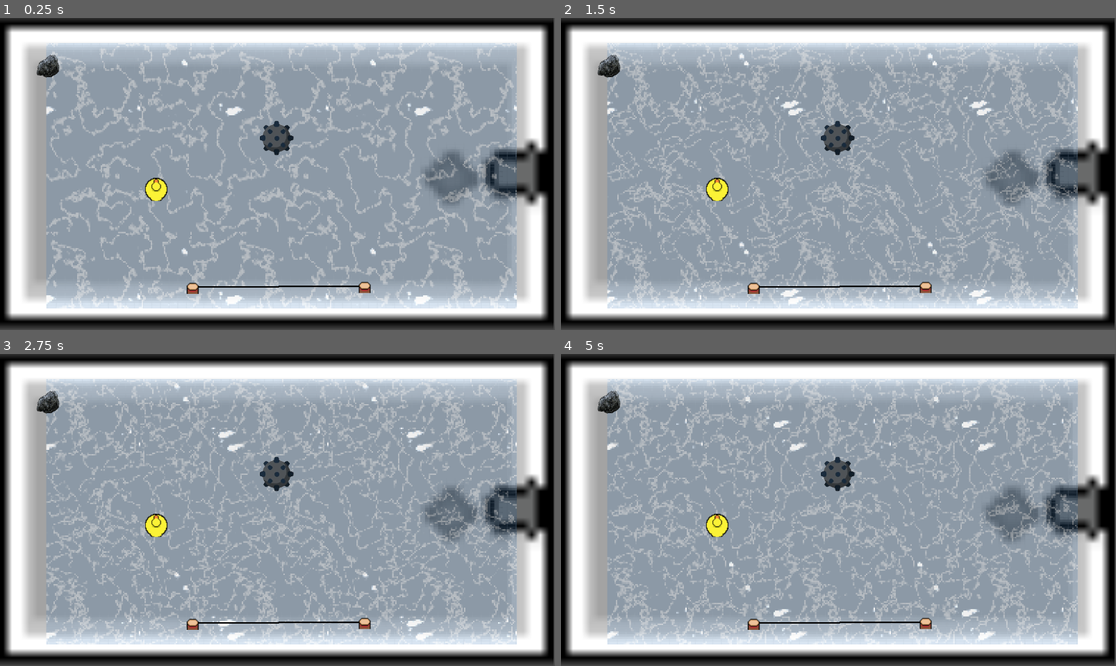
Above: before the commit, frames 1-4 (two rows, left to right).
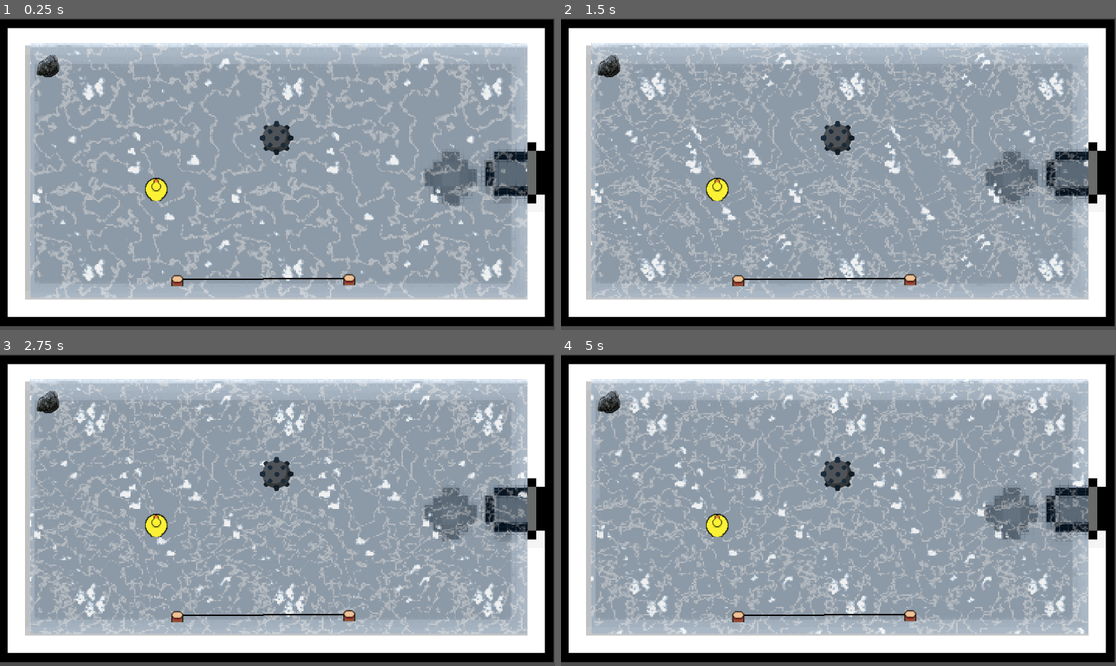
Above: after the commit, the same moments.

Repository: AgeOfCheese/game_off_2025_submission
Game: Godot game, scene res://game.tscn
Same seed, same stepped clock (60 frames per second), same inputs: the game is played once before the commit and once after it.
Inputs (mouse positions are in pixels of both pictures, inside the frame that each line leads up to):
- Up to frame 1 (0.25 s): no input
- Up to frame 2 (1.5 s): move the mouse to (960, 158) at 0.52 s; click (960, 158) at 0.67 s; move the mouse to (727, 189) at 1.27 s; click (727, 189) at 1.42 s
- Up to frame 3 (2.75 s): move the mouse to (333, 441) at 2.02 s; click (333, 441) at 2.17 s
- Up to frame 4 (5 s): move the mouse to (810, 572) at 2.77 s; click (810, 572) at 2.92 s; move the mouse to (1005, 556) at 3.52 s; click (1005, 556) at 3.67 s; move the mouse to (672, 463) at 4.27 s; click (672, 463) at 4.42 s

The runs differ from the first frame. In frame 1, 29% of the frame differs, in the area x 0-100%, y 0-100%; in frame 2, 30%; in frame 3, 30%; in frame 4, 31%.

Commit message:
holy chopped code

Diff:
--- a/new-game-project/game.gd
+++ b/new-game-project/game.gd
@@ -2,17 +2,38 @@
 
 var r1
 @onready var sling = $sling
-const RIPPLE = preload("uid://dc4t7eecpc2ve")
+
+# --- New Code Starts Here ---
+# Get a reference to the distortion shader's material
+@onready var distortion_material: ShaderMaterial = $Node2D/DistortionLayer.material
+
+# Define how many ripples can be on screen at once
+const MAX_RIPPLES = 10
+# Define how long each ripple lasts (in seconds)
+const RIPPLE_DURATION = 2.5
+
+# This array will hold our ripple data (x, y, start_time, is_active)
+var ripple_pool: Array[Vector4] = []
+# --- New Code Ends Here ---
+
+# We'll need this to detect the *first* frame the rock hits
+var r1_just_hit_water = false
 
 func _ready():
 	r1 = Rock.new()
 	r1.setup(25)
 	r1.position = Vector2(100, 100)
-	#r1.lines.append([sling.get_node("a1").position, sling.get_node("a2").position])
 	add_child(r1)
 
+	# --- New Code Starts Here ---
+	# Initialize the ripple pool
+	for i in MAX_RIPPLES:
+		# (x, y, start_time, is_active)
+		# is_active = 0.0 means the slot is free
+		ripple_pool.append(Vector4(0.0, 0.0, 0.0, 0.0))
+	# --- New Code Ends Here ---
+
 func _process(dt):
-	#print(r1.y)
 	sling.update_rock(r1)
 	if not r1.is_picked():
 		var f = sling.get_force()
@@ -20,14 +41,66 @@
 			if not r1.flying:
 				r1.start_launch()
 		r1.apply_force(f)
-	if r1.y < -50:
-		r1.end_launch()
-		var new_ripple = RIPPLE.instantiate()
-		new_ripple.position = r1.global_position
-		add_child(new_ripple)
+
+	# --- Ripple Logic Starts Here ---
+
+	# 1. Check for a new rock hit
+	var water_level_y = -50 # Your water level
+
+	if r1.y < water_level_y and r1.flying and not r1_just_hit_water:
+		# Rock just hit the water!
+		r1_just_hit_water = true
+		r1.end_launch() # (You might want to call this on a timer instead)
+
+		# Call our new function to create a ripple
+		trigger_ripple_at(r1.global_position)
+
+	elif r1.y > water_level_y:
+		# Reset the flag if the rock is above water again
+		r1_just_hit_water = false
+
+	# 2. Update the ripple pool and send it to the shader
+	update_ripple_pool()
+
+	# --- Ripple Logic Ends Here ---
 
 
+# This function finds a free slot in our pool and activates a new ripple
+func trigger_ripple_at(world_position: Vector2):
+	# Normalize position (0.0 to 1.0) and correct for aspect ratio
+	var resolution: Vector2 = get_viewport_rect().size
+	var normalized_pos: Vector2 = world_position / resolution
+	normalized_pos.x *= resolution.x / resolution.y
 
+	# Get the current time
+	var current_time: float = Time.get_ticks_msec() / 1000.0
 
-func _on_restart_button_pressed() -> void:
-	pass # Replace with function body.
+	# Find an inactive ripple slot
+	for i in range(MAX_RIPPLES):
+		if ripple_pool[i].w == 0.0: # if is_active == 0.0
+			ripple_pool[i] = Vector4(normalized_pos.x, normalized_pos.y, current_time, 1.0)
+			break # Stop after finding one slot
+
+# This function runs every frame
+func update_ripple_pool():
+	var current_time: float = Time.get_ticks_msec() / 1000.0
+	var data_for_shader: Array[Vector4] = []
+
+	# Loop through the pool
+	for i in range(MAX_RIPPLES):
+		var ripple = ripple_pool[i]
+
+		if ripple.w == 1.0: # if this ripple is active
+			var time_alive = current_time - ripple.z
+
+			if time_alive > RIPPLE_DURATION:
+				# Ripple is old, deactivate it
+				ripple.w = 0.0
+
+			ripple_pool[i] = ripple # Update the pool
+
+		data_for_shader.append(ripple_pool[i])
+
+	# Send the entire array to the shader
+	if distortion_material:
+		distortion_material.set_shader_parameter("rock_ripples", data_for_shader)
--- a/new-game-project/game.tscn
+++ b/new-game-project/game.tscn
@@ -1,10 +1,9 @@
-[gd_scene load_steps=16 format=3 uid="uid://cd35e8d2fn3ua"]
+[gd_scene load_steps=13 format=3 uid="uid://cd35e8d2fn3ua"]
 
 [ext_resource type="Script" uid="uid://0xq33eqohuog" path="res://game.gd" id="1_uwrxv"]
 [ext_resource type="PackedScene" uid="uid://4pqund3nukl7" path="res://scenes/sling.tscn" id="2_e2o6t"]
 [ext_resource type="Shader" uid="uid://ruqkgvc4bx5s" path="res://water.gdshader" id="2_fc0e3"]
 [ext_resource type="Texture2D" uid="uid://b27q2tjyd1wjl" path="res://bathtub.png" id="2_ryrav"]
-[ext_resource type="Shader" uid="uid://h42teciswj01" path="res://ripple.gdshader" id="3_7jktm"]
 [ext_resource type="Texture2D" uid="uid://cwfrs8qxhvwos" path="res://duck.png" id="3_feb5d"]
 [ext_resource type="PackedScene" uid="uid://ccwgqcjoio4ji" path="res://scenes/seamine.tscn" id="7_eow3j"]
 [ext_resource type="Script" uid="uid://btf3ol6jp4uou" path="res://game_over.gd" id="8_j5wjh"]
@@ -27,12 +26,7 @@
 
 [sub_resource type="NoiseTexture2D" id="NoiseTexture2D_eow3j"]
 noise = SubResource("FastNoiseLite_ryrav")
-
-[sub_resource type="ShaderMaterial" id="ShaderMaterial_ryrav"]
-shader = ExtResource("3_7jktm")
-
-[sub_resource type="ViewportTexture" id="ViewportTexture_eow3j"]
-viewport_path = NodePath("Node2D/water")
+invert = true
 
 [sub_resource type="RectangleShape2D" id="RectangleShape2D_fc0e3"]
 size = Vector2(82, 83)
@@ -44,6 +38,7 @@
 script = ExtResource("1_uwrxv")
 
 [node name="Bathtub" type="Sprite2D" parent="."]
+texture_filter = 1
 position = Vector2(573.3163, 275.7201)
 scale = Vector2(-17.98322, 18.196247)
 texture = ExtResource("2_ryrav")
@@ -56,26 +51,23 @@
 texture_filter = 1
 texture_repeat = 2
 material = SubResource("ShaderMaterial_7jktm")
-position = Vector2(2, 0)
+position = Vector2(-38.000027, 6.0398356e-06)
 rotation = 3.1415925
-scale = Vector2(0.898628, -0.9004202)
+scale = Vector2(0.9491794, -0.86447257)
 texture = SubResource("NoiseTexture2D_eow3j")
 centered = false
 offset = Vector2(-1280, 0)
 region_enabled = true
 region_rect = Rect2(0, 0, 1280, 720)
 
-[node name="RippleEffect" type="Sprite2D" parent="Node2D"]
-visible = false
-material = SubResource("ShaderMaterial_ryrav")
-position = Vector2(576, 327.5)
-scale = Vector2(2.2460938, 1.2832031)
-texture = SubResource("ViewportTexture_eow3j")
-
-[node name="water" type="SubViewport" parent="Node2D"]
+[node name="DistortionLayer" type="ColorRect" parent="Node2D"]
+anchors_preset = 15
+anchor_right = 1.0
+anchor_bottom = 1.0
+grow_horizontal = 2
+grow_vertical = 2
 
 [node name="sling" parent="." instance=ExtResource("2_e2o6t")]
-position = Vector2(32, 16)
 
 [node name="Duck" type="RigidBody2D" parent="."]
 position = Vector2(88, 48)
--- a/new-game-project/ripple.gdshader
+++ b/new-game-project/ripple.gdshader
@@ -1,19 +1,109 @@
 shader_type canvas_item;
 
-void vertex() {
-	// Called for every vertex the material is visible on.
+// Inspector uniforms
+uniform float nsize : hint_range(0.0, 20.0) = 5.0;
+uniform float nstrenght : hint_range(0.0, 5.0) = 1.0;
+uniform float rippleSpeed : hint_range(0.0, 30.0) = 10.0;
+uniform float rippleFreq : hint_range(0.0, 50.0) = 20.0;
+uniform float ripple_size : hint_range(0.1, 2.0) = 0.8;
+uniform float dropSize : hint_range(0.1, 2.0) = 0.7;
+uniform float tile = 2.0;
+
+// Uniforms from GDScript
+uniform vec4 mouse_data = vec4(0.0, 0.0, 0.0, 0.0);
+uniform sampler2D screen_texture : hint_screen_texture, filter_linear_mipmap;
+
+// --- NEW UNIFORM ---
+uniform vec4 rock_ripples[10];
+
+// --- THIS IS THE FIX ---
+// PI is a built-in constant in Godot 4, no need to declare it.
+// const float PI = 3.14159265359; <-- This line was removed
+
+float hash(float n) {
+	return fract(sin(dot(vec2(n,n), vec2(12.9898,78.233))) * 43758.5453);
 }
 
-void fragment() {
-	// Called for every pixel the material is visible on.
-	COLOR.a  = 0.;
+// This function now generates mouse ripples AND rock ripples
+float brush(vec2 uv, float tile_param) {
+	uv *= tile_param;
+
+	// 1. Mouse Ripple (same as before)
+	float mouseRipple;
+	if(mouse_data.z > 0.5) {
+		vec2 mPos = mouse_data.xy;
+		mPos *= tile_param;
+		float l = 1.0 - length(uv - mPos);
+		mouseRipple = smoothstep(ripple_size, 1.0, l);
+	} else {
+		mouseRipple = 0.0;
+	}
+
+	// 2. Rock Ripples (replaces the old 'dropRipple' loop)
+	float rockRipples = 0.0;
+	const float ripple_duration = 2.5; // Must match RIPPLE_DURATION in script
+
+	// Loop through our ripple pool array
+	for (int i = 0; i < 10; i++) { // Must match MAX_RIPPLES
+
+		if (rock_ripples[i].w > 0.5) { // if ripple is active
+
+			vec2 rPos = rock_ripples[i].xy; // Get normalized position
+			rPos *= tile_param; // Scale to tile space
+			float startTime = rock_ripples[i].z;
+
+			float time_alive = TIME - startTime;
+
+			if (time_alive > 0.0 && time_alive < ripple_duration) {
+
+				float rl = 1.0 - length(uv - rPos);
+				float fTime = time_alive / ripple_duration; // Normalized fade time
+
+				float rRipple = sin(rl*rippleFreq + time_alive*rippleSpeed)*0.5+0.5;
+				float rB = smoothstep((1.0 - fTime)*dropSize, 1.0, rl);
+
+				rockRipples += rB*rRipple*(1.0 - fTime);
+			}
+		}
+	}
+
+	return rockRipples + mouseRipple;
 }
 
-void create_ripple(float ripple_pos, float ripple_radius)
-{
+// This calculates the surface normal
+vec3 calculateNormals(vec2 uv, float tile_param, vec2 resolution) {
+	float offsetX = nsize / resolution.x;
+	float offsetY = nsize / resolution.y;
 
+	vec2 ovX = vec2(offsetX, 0.0);
+	vec2 ovY = vec2(0.0, offsetY);
+
+	float X = (brush(uv - ovX, tile_param) - brush(uv + ovX, tile_param)) * nstrenght;
+	float Y = (brush(uv - ovY, tile_param) - brush(uv + ovY, tile_param)) * nstrenght;
+	float Z = brush(uv, tile_param);
+
+	return vec3(X, Y, Z);
 }
-//void light() {
-//	// Called for every pixel for every light affecting the CanvasItem.
-//	// Uncomment to replace the default light processing function with this one.
-//}
+
+// Fragment shader
+void fragment() {
+	vec2 resolution = 1.0 / SCREEN_PIXEL_SIZE;
+	float ratio = resolution.x / resolution.y;
+
+	vec2 uvR = SCREEN_UV;
+	uvR.x *= ratio;
+
+	vec3 n = calculateNormals(uvR, tile, resolution);
+
+	vec2 distortion_offset = n.xy * (nstrenght / resolution);
+	vec2 distorted_uv = SCREEN_UV + distortion_offset;
+
+	vec4 original_color = texture(screen_texture, distorted_uv);
+
+	// Masking
+	float maskX = sin(SCREEN_UV.x * PI);
+	float maskY = sin(SCREEN_UV.y * PI);
+	float mask = smoothstep(0.3, 0.0, maskX * maskY);
+
+	COLOR = mix(original_color, vec4(0.5, 0.5, 1.0, 1.0), mask);
+}
